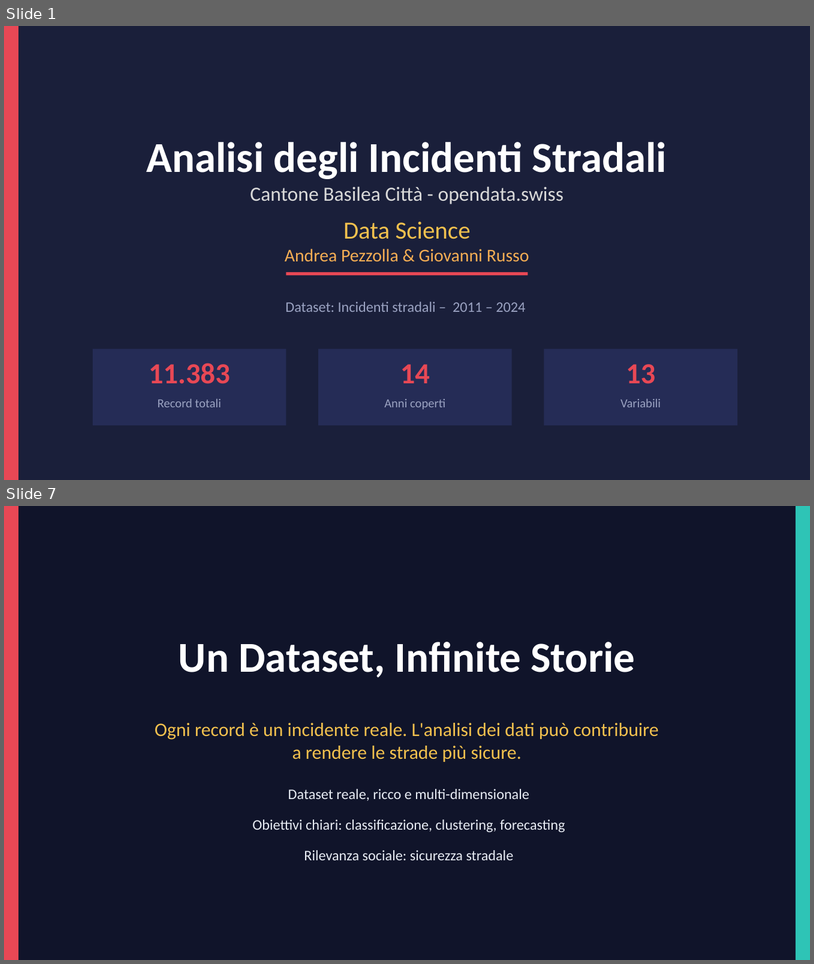
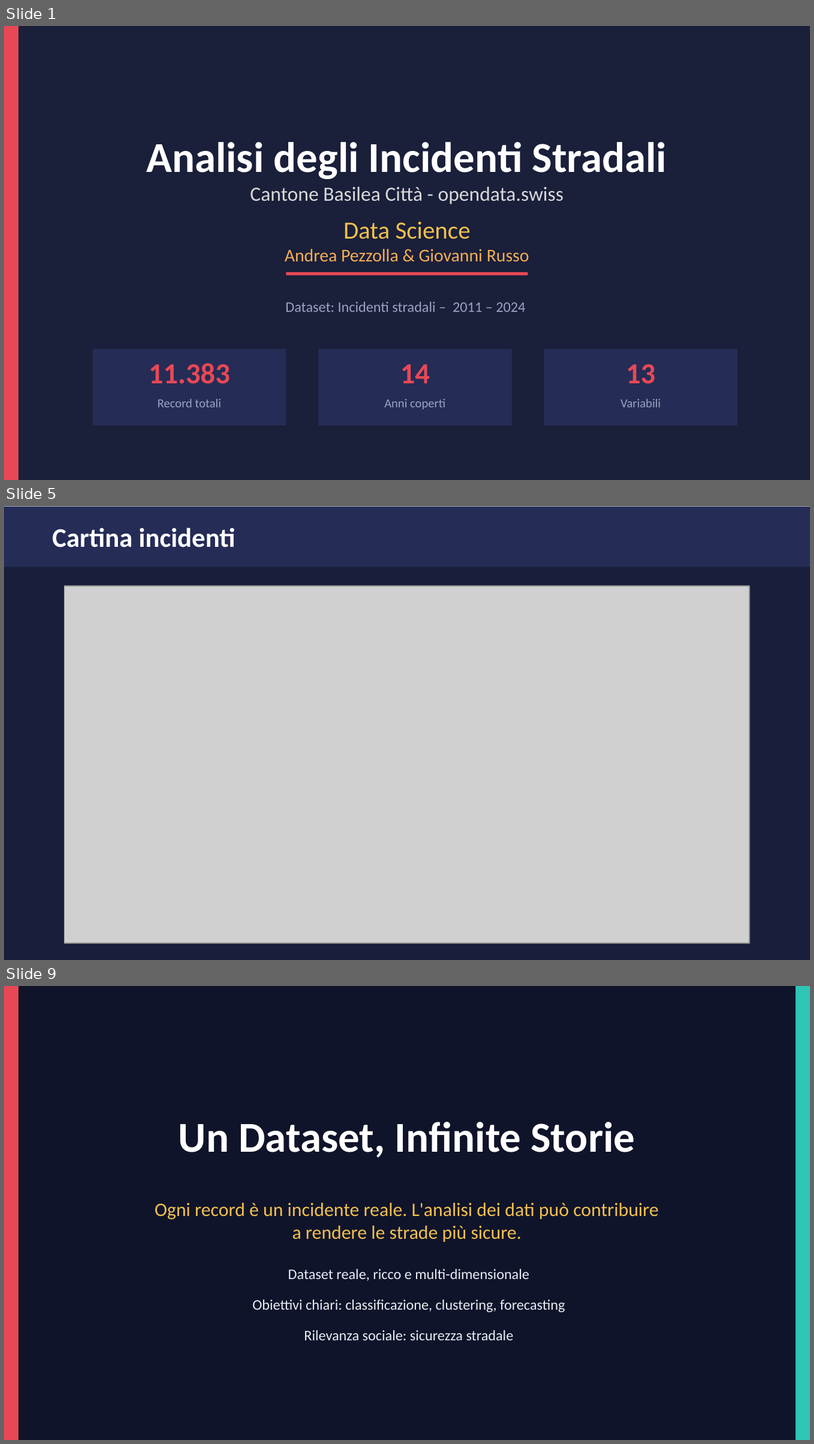
Before and after one commit to pezzandre/dataScience1, a slide deck: incidenti_datascience.pptx. Shown one above the other, each under a label of ours: slides 1 and 7 before the commit, slides 1, 5 and 9 after it; the slides between them are not shown. The pictures are 814x964 and 814x1444 pixels, drawn with LibreOffice and Linux fonts; fonts in the diff are those of the drawing; grey boxes stand for pictures. Boxes give left, top, right and bottom in pixels: in the first picture for what was removed or moved away, otherwise in the second. Text is boxed around its words. In the diff, an @@ line names an element or a change of style, - is before the commit and + after.

```diff
--- a/incidenti_datascience.pptx
+++ b/incidenti_datascience.pptx
@@ slide 5 added at bbox=[4, 506, 810, 960], background #FFFFFF @@
@@ rectangle added at bbox=[4, 507, 810, 567], fill #252C56 @@
@@ text added at bbox=[52, 528, 236, 547], 24 pt, text #FFFFFF, bold @@
+Cartina incidenti
@@ rectangle added at bbox=[4, 561, 810, 960], fill #191F3A @@
@@ picture added at bbox=[65, 586, 750, 943] @@
@@ what was slide 7 is now slide 9 @@
```
Also in this commit, not shown: 1 slide changed, 4 other slides added, 3 slides removed, 2 other files.
